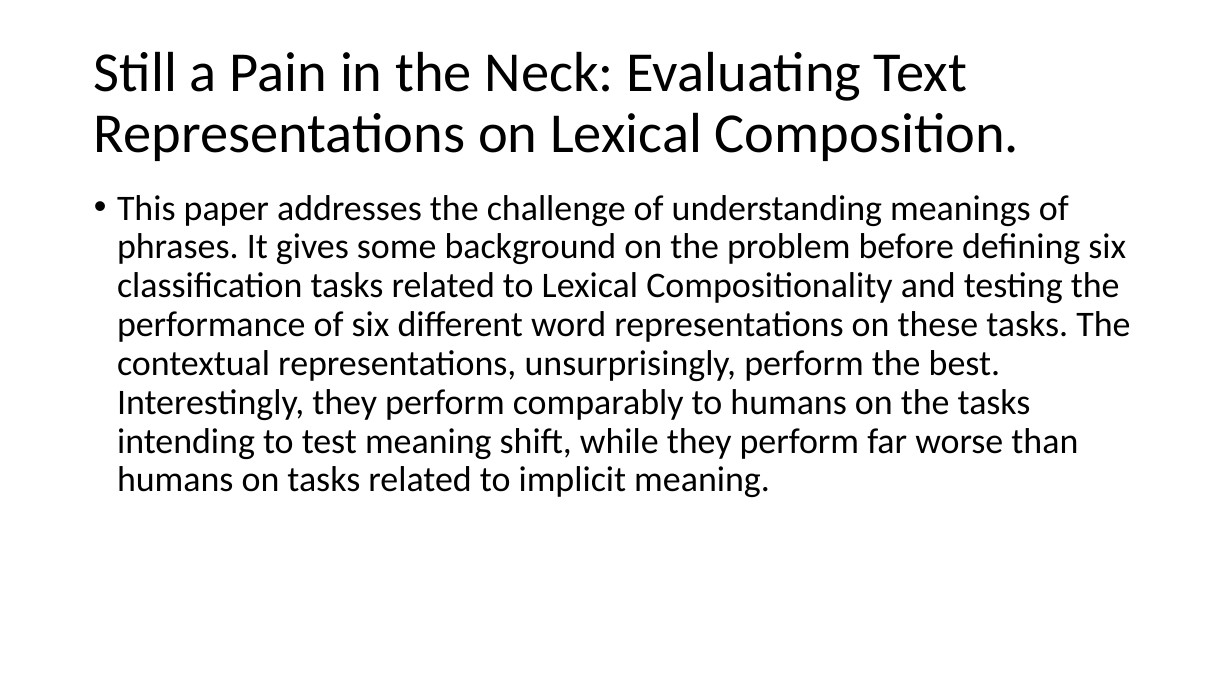
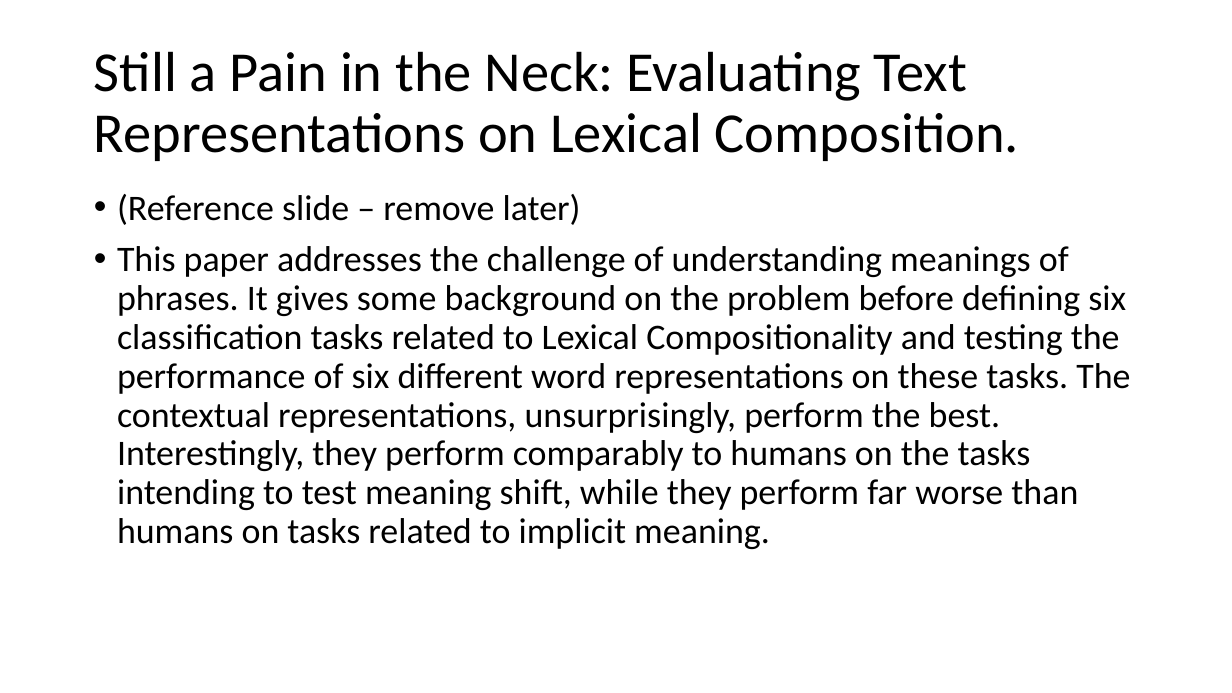
Before and after one commit to spacemanidol/AnalyzingNeuralLanguageModelsGroup1, a slide deck: slide 7 of PaperPresentation02202020.pptx. Drawn at 1232x693 pixels with LibreOffice and Linux fonts; fonts in the diff are those of the drawing. Boxes give left, top, right and bottom in pixels: in the first picture for what was removed or moved away, otherwise in the second. Text is boxed around its words. In the diff, an @@ line names an element or a change of style, - is before the commit and + after.

Commit message:
Update PaperPresentation02202020.pptx
Added Most of the slides for the Pain in the Neck paper. Still need to add the content in for the task descriptions and some results and analysis

```diff
--- a/PaperPresentation02202020.pptx
+++ b/PaperPresentation02202020.pptx
@@ text at bbox=[117, 194, 581, 225]: paragraph added @@
+• (Reference slide – remove later)
```
Also in this commit, not shown: 46 slides added.
